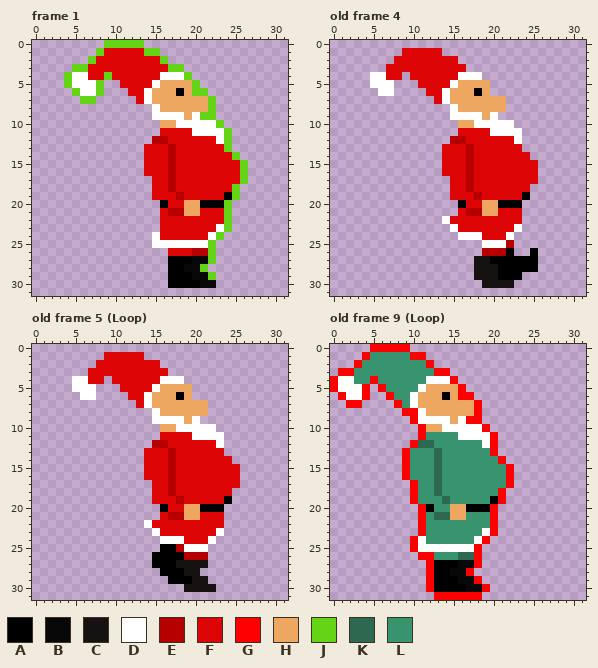
One commit to this pixel-art file: Assets/Sprites/SANTA.aseprite. Above, as it was before the edit.
32x32 pixels, 9 frames. Shown: frame 1, old frame 4, old frame 5 (Loop), old frame 9 (Loop). The commit also changed other frames, which this record leaves out.
Visible layers, top first: "Layer 1", "Layer 2".
Palette (. is transparent): A #000000  B #090808  C #161212  D #ffffff  E #b60000  F #dc0404  G #fe0000  H #eea760  J #64d416  K #2d6850  L #37946e
Pixels before, frame 1, first column x 4:
 0 .....JJJJJ.............
 1 ....JFFFFFJJ...........
 2 ...JFFFFFFFFJ..........
 3 .JJFFFFFFFFFFJJ........
 4 JDDFFJFFFFFFDDDJ.......
 5 JDDDJ..FFFFDHHHHJ......
 6 .JDDJ...FFDHHHAHJJ.....
 7 ..JJ.....FDHHHHHHHJ....
 8 ...........DHHHHHHJ....
 9 ...........DDDDHDJJ....
10 ............HHDDDDDJ...
11 ............FFFFDDDDJ..
12 ...........EEFFFFFFDJ..
13 ..........FFFEFFFFFFJ..
14 ..........FFFEFFFFFFFJ.
15 ..........FFFEFFFFFFFFJ
16 ..........FFFEFFFFFFFFJ
17 ...........FFEFFFFFFFFJ
18 ...........FFEFFFFFFFJ.
19 ...........FFFEFFFFFAJ.
20 ............AFFHHAAAJ..
21 ............FEEHHFFFJ..
22 ............FFFFFFFFJ..
23 ............FFFFFFFDJ..
24 ...........DFFFFFFDJ...
25 ...........DDDDDDDJ....
26 .............FFFEEJ....
27 .............AAABBJ....
28 .............AABBJ.....
29 .............AAABBJ....
30 .............AAAABB....
Pixels before, old frame 4, first column x 5:
 1 ....FFFFF............
 2 ...FFFFFFFF..........
 3 ..FFFFFFFFFF.........
 4 DDFF.FFFFFFDDD.......
 5 DDD...FFFFDHHHH......
 6 .DD....FFDHHHAH......
 7 ........FDHHHHHHH....
 8 ..........DHHHHHH....
 9 ..........DDDDHD.....
10 ...........HHDDDDD...
11 ...........FFFFDDDD..
12 ..........EEFFFFFFD..
13 .........FFFEFFFFFF..
14 .........FFFEFFFFFFF.
15 .........FFFEFFFFFFFF
16 .........FFFEFFFFFFFF
17 ..........FFEFFFFFFFF
18 ..........FFEFFFFFFF.
19 ..........FFFEFFFFFA.
20 ...........AFFHHAAA..
21 ...........FEEHHFFF..
22 .........DFFFFFFFFF..
23 ..........DFFFFFFFD..
24 ...........DDDFFFD...
25 ..............DDDE...
26 ..............EEEA..A
27 .............CCAAAAAA
28 .............CCCAAAAA
29 .............CCCAAA..
30 ..............CCCC...
Pixels before, old frame 5 (Loop), first column x 5:
 1 ....FFFFF............
 2 ...FFFFFFFF..........
 3 ..FFFFFFFFFF.........
 4 DDFF.FFFFFFDDD.......
 5 DDD...FFFFDHHHH......
 6 .DD....FFDHHHAH......
 7 ........FDHHHHHHH....
 8 ..........DHHHHHH....
 9 ..........DDDDHD.....
10 ...........HHDDDDD...
11 ...........FFFFDDDD..
12 ..........EEFFFFFFD..
13 .........FFFEFFFFFF..
14 .........FFFEFFFFFFF.
15 .........FFFEFFFFFFFF
16 .........FFFEFFFFFFFF
17 ..........FFEFFFFFFFF
18 ..........FFEFFFFFFF.
19 ..........FFFEFFFFFA.
20 ...........AFFHHAAA..
21 ...........FEEHHFFF..
22 .........DFFFFFFFFF..
23 ..........DFFFFFFFD..
24 ...........DDDFFFD...
25 ...........AAEDDD....
26 ..........AAAAEEE....
27 ..........AAACCCC....
28 ...........AAACC.....
29 ............AAACC....
30 ..............CCCC...
Pixels before, old frame 9 (Loop), first column x 0:
 0 .....GGGGG.............
 1 ....GLLLLLGG...........
 2 ...GLLLLLLLLG..........
 3 .GGLLLLLLLLLLGG........
 4 GDDLLGLLLLLLDDDG.......
 5 GDDDG.GLLLLDHHHHG......
 6 .GDDG..GLLDHHHAHGG.....
 7 ..GG....GLDHHHHHHHG....
 8 .........GGDHHHHHHG....
 9 ..........GDDDDHDGG....
10 ...........GHHDDDDDG...
11 ...........GLLLLDDDDG..
12 ..........GKKLLLLLLDG..
13 .........GLLLKLLLLLLG..
14 .........GLLLKLLLLLLLG.
15 .........GLLLKLLLLLLLLG
16 .........GLLLKLLLLLLLLG
17 ..........GLLKLLLLLLLLG
18 ..........GLLKLLLLLLLG.
19 ..........GLLLKLLLLLAG.
20 ...........GALLHHAAAG..
21 ...........GLKKHHLLLG..
22 ...........GLLLLLLLLG..
23 ...........GLLLLLLLDG..
24 ..........GDLLLLLLDG...
25 ..........GDDDDDDDG....
26 ...........GGLLLKKG....
27 ............GAAABBG....
28 ............GAABBG.....
29 ............GAAABBG....
30 ............GAAAABBG...
31 .............GGGGGG....
Once edited:
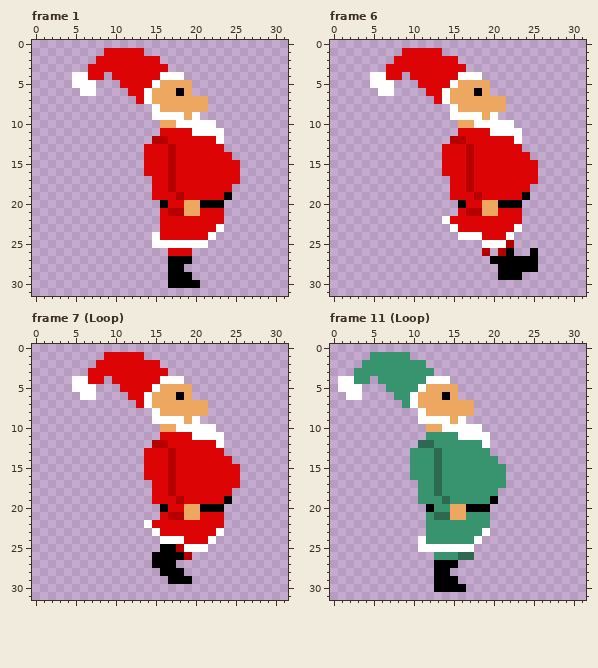
A new or re-ordered frame is compared with the old frame closest to it.
The edit:
frames 9 -> 12
layer "Layer 2" removed
Frame 1:
Colour B is gone in row 27 at x 20 to 21; in row 28 at x 19 to 20; in row 29 at x 20 to 21; in row 30 at x 21 to 22.
Colour E is gone in row 26 at x 20 to 21.
Colour J is gone in row 0 at x 9 to 13; in row 1 at x 8 and 14 to 15; in row 2 at x 7 and 16; in row 3 at x 5 to 6 and 17 to 18; in row 4 at x 4, 9 and 19; in row 5 at x 4, 8 and 20.
Colour J is gone in row 6 at x 5, 8 and 20 to 21; in row 7 at x 6 to 7 and 22; in row 8 at x 22; in row 9 at x 21 to 22; in row 10 at x 23; in rows 11 to 13 at x 24.
Colour J is gone in row 14 at x 25; in rows 15 to 17 at x 26; in rows 18 to 19 at x 25; in rows 20 to 23 at x 24; in row 24 at x 23; in rows 25 to 27 at x 22.
Colour J is gone in row 28 at x 21; in row 29 at x 22.
Frame 6 is new; against old frame 4:
Colour C is gone in row 27 at x 18 to 19; in rows 28 to 29 at x 18 to 20; in row 30 at x 19 to 22.
Colour E is gone in row 26 at x 20.
Frame 7 (Loop) is new; against old frame 5 (Loop):
Colour C is gone in row 27 at x 18 to 21; in row 28 at x 19 to 20; in row 29 at x 20 to 21; in row 30 at x 19 to 22.
Colour E is gone in row 26 at x 20 to 21.
Frame 11 (Loop) against old frame 9 (Loop):
Colour B is gone in row 27 at x 16 to 17; in row 28 at x 15 to 16; in row 29 at x 16 to 17; in row 30 at x 17 to 18.
Colour G is gone in row 0 at x 5 to 9; in row 1 at x 4 and 10 to 11; in row 2 at x 3 and 12; in row 3 at x 1 to 2 and 13 to 14; in row 4 at x 0, 5 and 15; in row 5 at x 0, 4, 6 and 16.
Colour G is gone in row 6 at x 1, 4, 7 and 16 to 17; in row 7 at x 2 to 3, 8 and 18; in row 8 at x 9 to 10 and 18; in row 9 at x 10 and 17 to 18; in row 10 at x 11 and 19; in row 11 at x 11 and 20.
Colour G is gone in row 12 at x 10 and 20; in row 13 at x 9 and 20; in row 14 at x 9 and 21; in rows 15 to 16 at x 9 and 22; in row 17 at x 10 and 22; in rows 18 to 19 at x 10 and 21.
Colour G is gone in rows 20 to 23 at x 11 and 20; in row 24 at x 10 and 19; in row 25 at x 10 and 18; in row 26 at x 11 to 12 and 18; in row 27 at x 12 and 18; in row 28 at x 12 and 17.
Colour G is gone in row 29 at x 12 and 18; in row 30 at x 12 and 19; in row 31 at x 13 to 18.
Changed places in both pictures, as pixel boxes (x1, y1, x2, y2):
erased: (64, 40, 248, 288)
erased: (474, 248, 514, 288)
erased: (176, 552, 216, 592)
erased: (330, 344, 514, 600)
